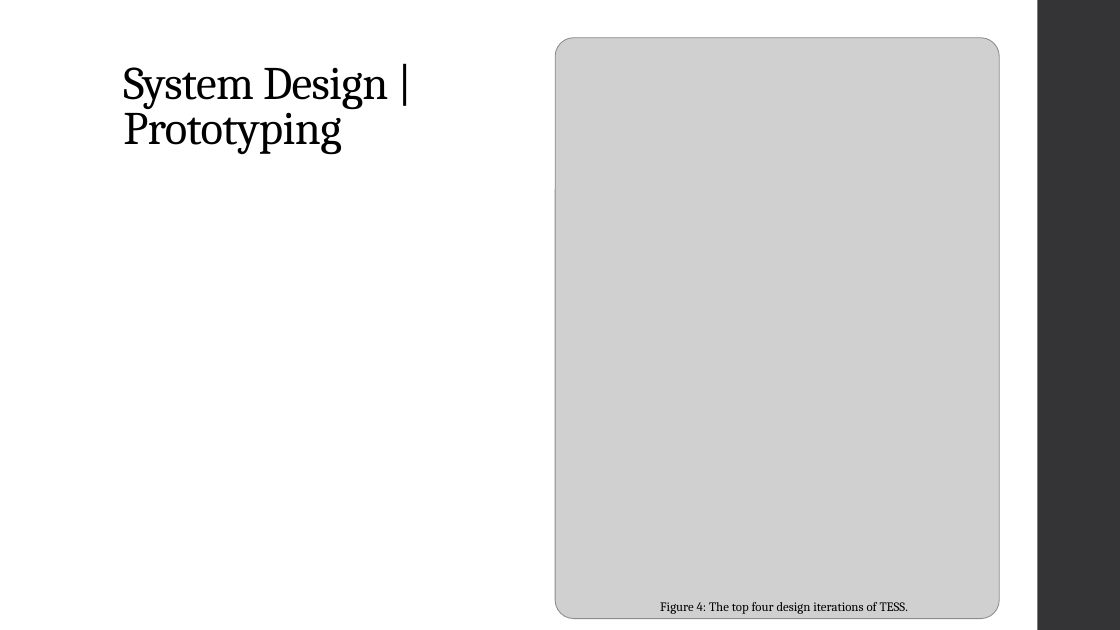
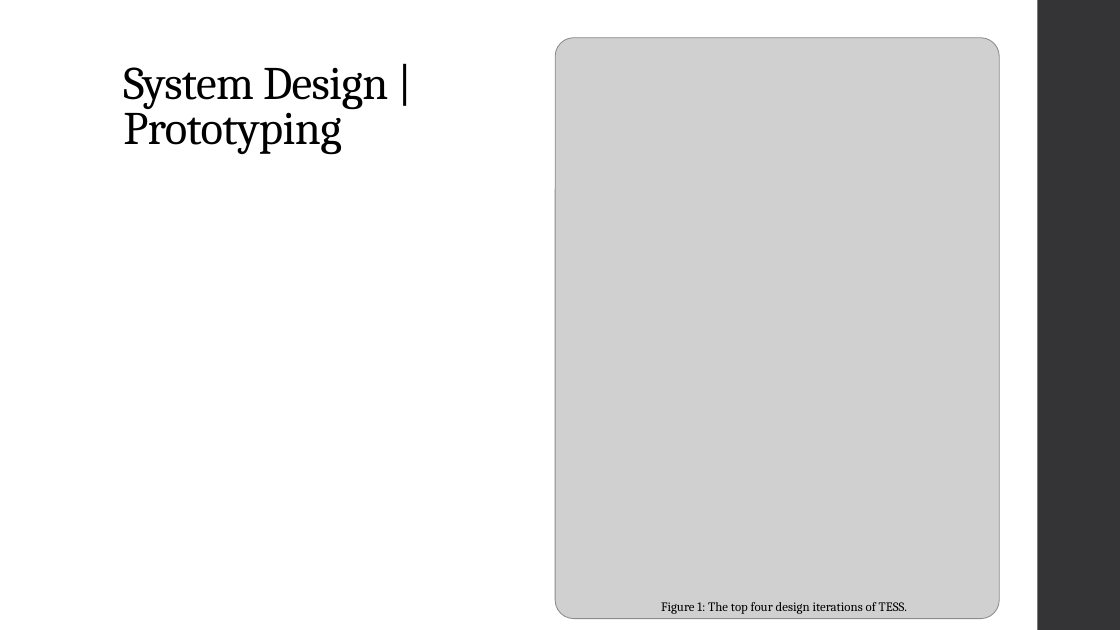
Before and after one commit to dakoval/Sudoku, a slide deck: slide 9 of Project Report/Final Project Report Presentation.pptx. Drawn at 1120x630 pixels with LibreOffice and Linux fonts; fonts in the diff are those of the drawing; grey boxes stand for pictures. Boxes give left, top, right and bottom in pixels: in the first picture for what was removed or moved away, otherwise in the second. Text is boxed around its words. In the diff, an @@ line names an element or a change of style, - is before the commit and + after.

Commit message:
Fixed figure numbering

```diff
--- a/Project Report/Final Project Report Presentation.pptx
+++ b/Project Report/Final Project Report Presentation.pptx
@@ text at bbox=[661, 602, 907, 614]: text changed @@
-Figure 4: The top four design iterations of TESS.
+Figure 1: The top four design iterations of TESS.
```
Also in this commit, not shown: 4 other slides changed.
